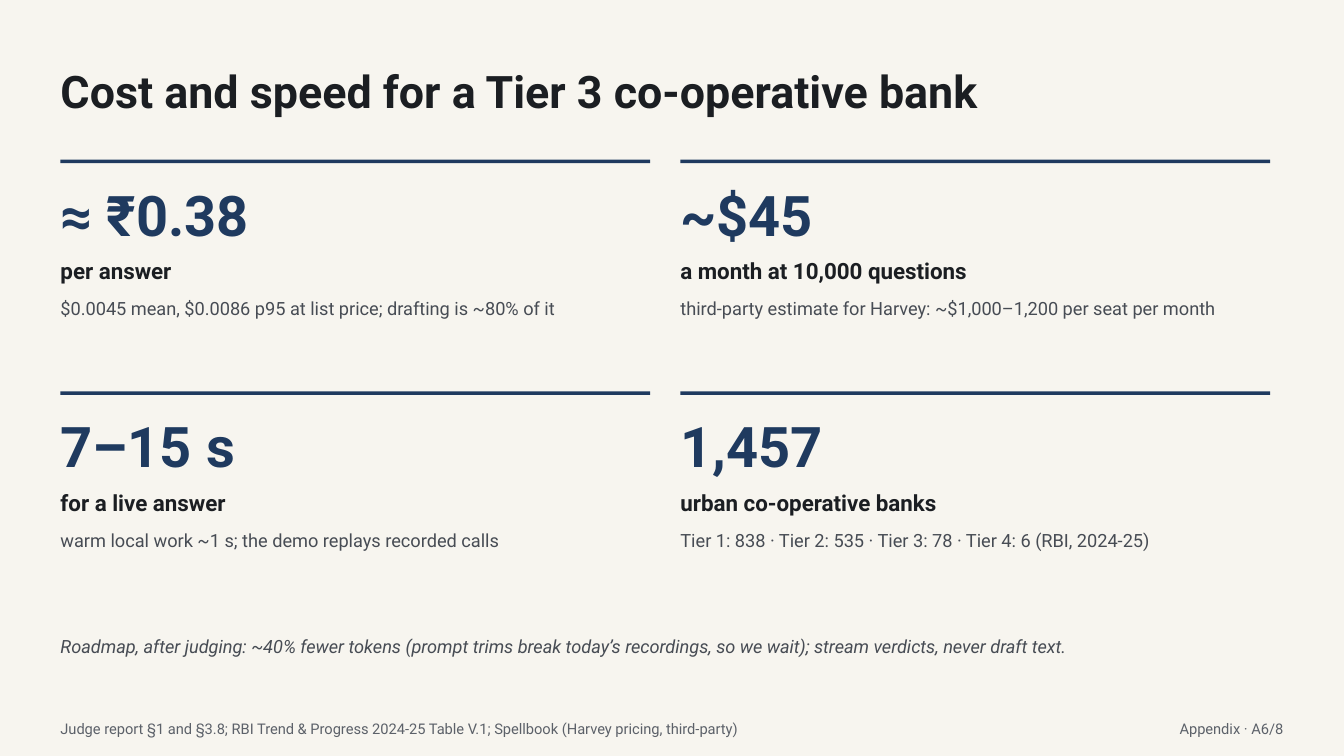
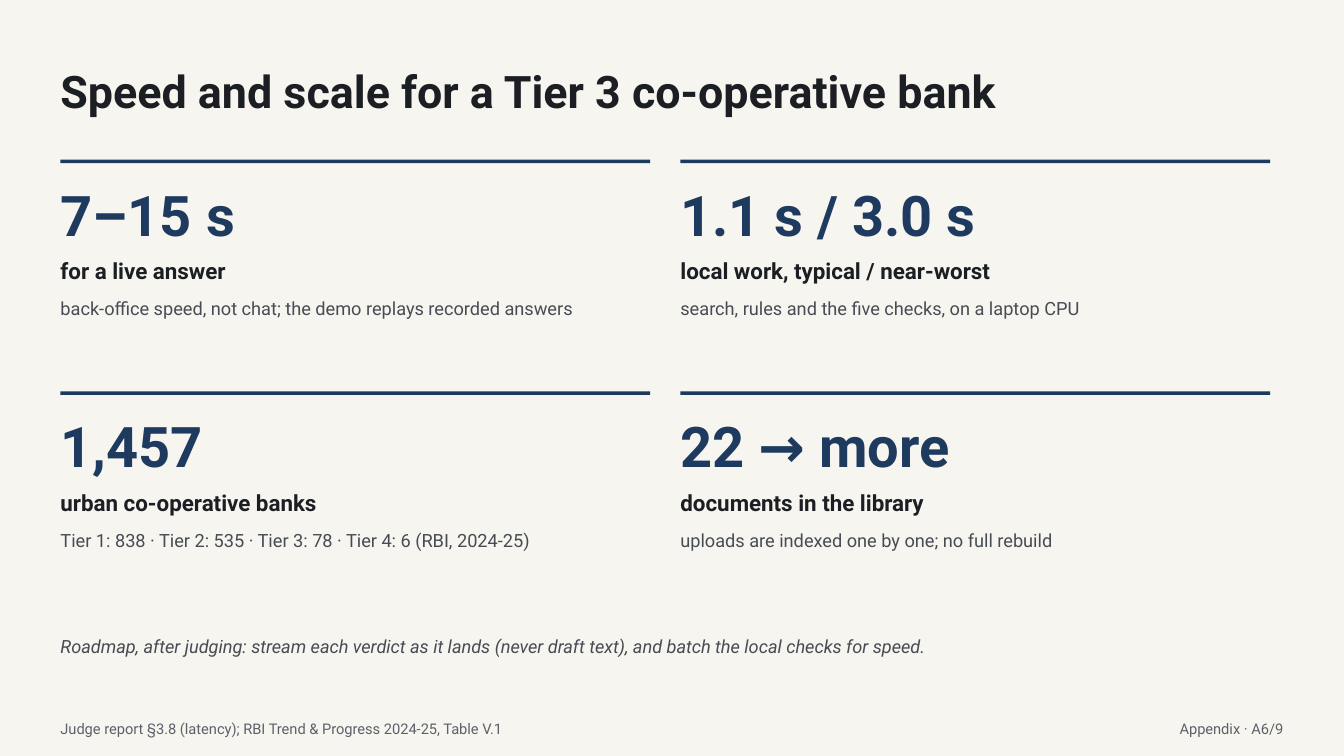
Before and after one commit to adityatiwari101104/Hack-a-sol-5.0, a slide deck: slide 6 of deck/DocuHelp-appendix.pptx. Drawn at 1344x756 pixels with LibreOffice and Linux fonts; fonts in the diff are those of the drawing. Boxes give left, top, right and bottom in pixels: in the first picture for what was removed or moved away, otherwise in the second. Text is boxed around its words. In the diff, an @@ line names an element or a change of style, - is before the commit and + after.

```diff
--- a/deck/DocuHelp-appendix.pptx
+++ b/deck/DocuHelp-appendix.pptx
@@ text at (60, 74, 995, 117): text changed @@
-Cost and speed for a Tier 3 co-operative bank
+Speed and scale for a Tier 3 co-operative bank
@@ text at (60, 196, 235, 237): text changed @@
-≈ ₹0.38
+7–15 s
@@ text at (680, 195, 976, 237): text changed @@
-~$45
+1.1 s / 3.0 s
@@ text at (60, 262, 226, 280): text changed @@
-per answer
+for a live answer
@@ text at (680, 262, 990, 284): text changed @@
-a month at 10,000 questions
+local work, typical / near-worst
@@ text at (60, 301, 573, 319): text changed @@
-$0.0045 mean, $0.0086 p95 at list price; drafting is ~80% of it
+back-office speed, not chat; the demo replays recorded answers
@@ text at (680, 301, 1079, 319): text changed @@
-third-party estimate for Harvey: ~$1,000–1,200 per seat per month
+search, rules and the five checks, on a laptop CPU
@@ text at (60, 427, 202, 477): text changed @@
-7–15 s
+1,457
@@ text at (680, 426, 949, 468): text changed @@
-1,457
+22 → more
@@ text at (60, 494, 316, 516): text changed @@
-for a live answer
+urban co-operative banks
@@ text at (680, 494, 924, 516): text changed @@
-urban co-operative banks
+documents in the library
@@ text at (60, 532, 530, 551): text changed @@
-warm local work ~1 s; the demo replays recorded calls
+Tier 1: 838 · Tier 2: 535 · Tier 3: 78 · Tier 4: 6 (RBI, 2024-25)
@@ text at (680, 533, 1052, 551): text changed @@
-Tier 1: 838 · Tier 2: 535 · Tier 3: 78 · Tier 4: 6 (RBI, 2024-25)
+uploads are indexed one by one; no full rebuild
@@ text at (60, 638, 925, 657): text changed @@
-Roadmap, after judging: ~40% fewer tokens (prompt trims break today’s recordings, so we wait); stream verdicts, never draft text.
+Roadmap, after judging: stream each verdict as it lands (never draft text), and batch the local checks for speed.
@@ text at (60, 722, 502, 738): text changed @@
-Judge report §1 and §3.8; RBI Trend & Progress 2024-25 Table V.1; Spellbook (Harvey pricing, third-party)
+Judge report §3.8 (latency); RBI Trend & Progress 2024-25, Table V.1
@@ text at (1180, 723, 1283, 737): text changed @@
-Appendix · A6/8
+Appendix · A6/9
```
Also in this commit, not shown: 7 other slides changed, 1 slide added, 39 other files.
